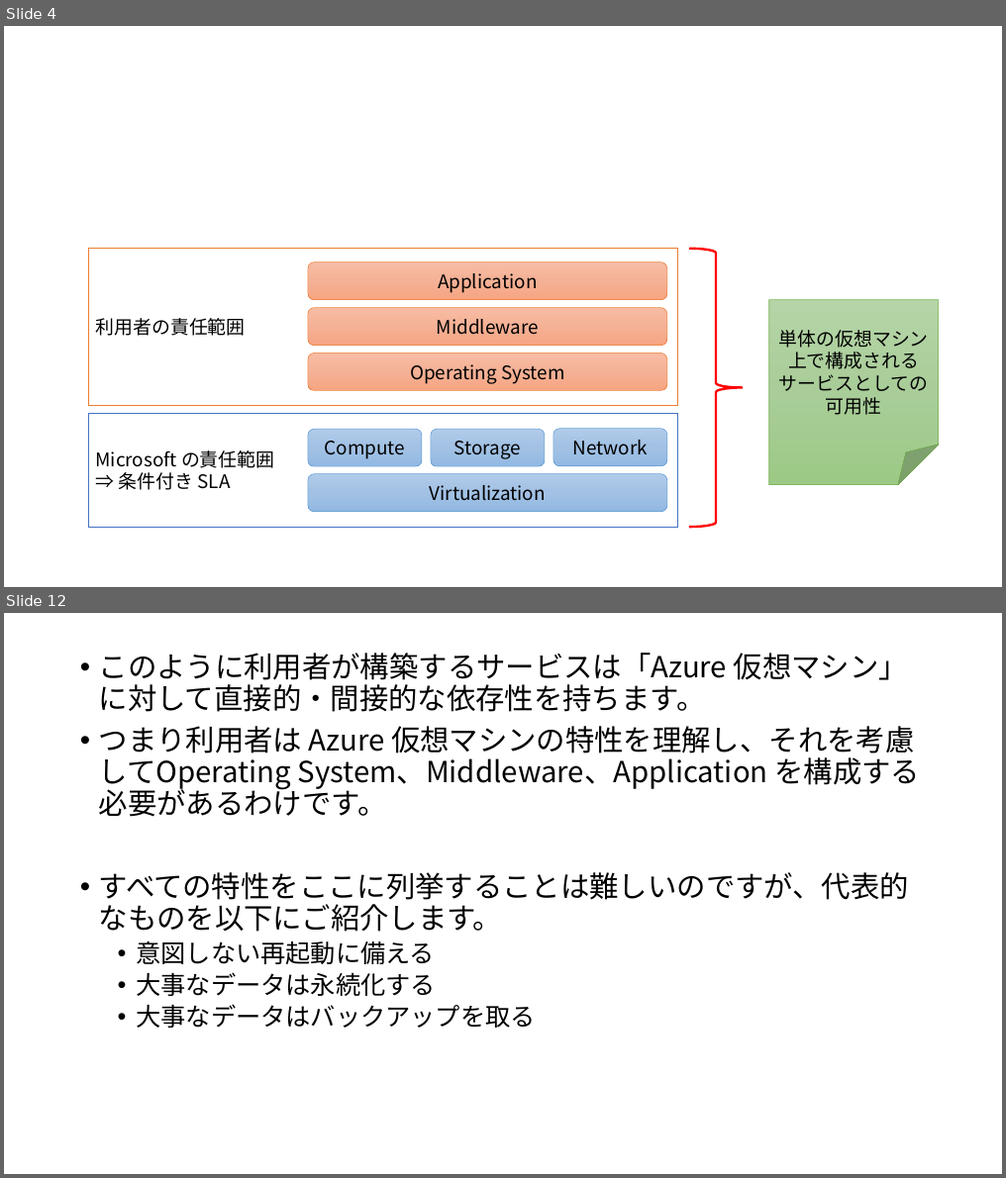
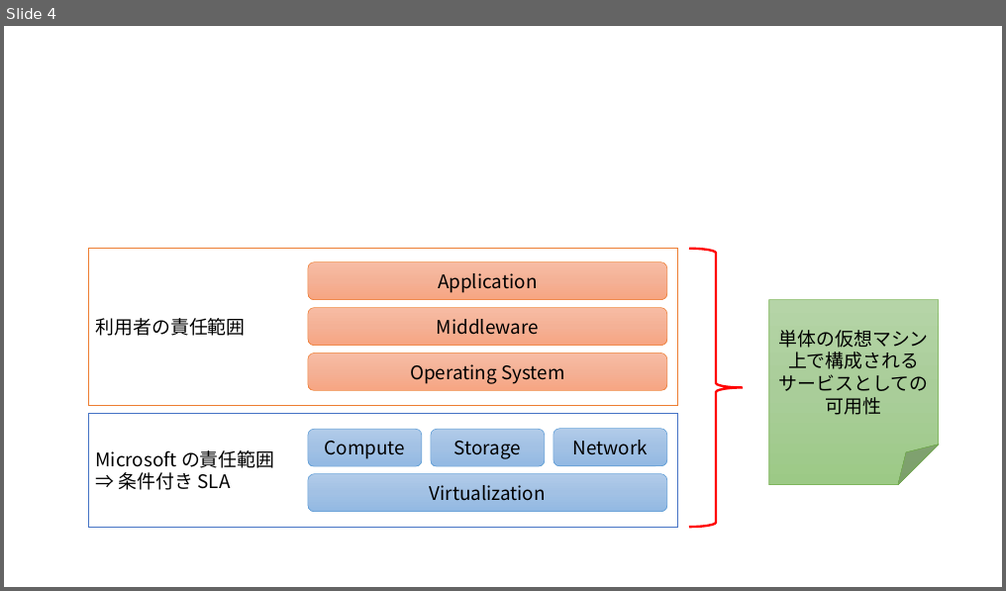
Before and after one commit to ayuina/ainaba-csa-blog, a slide deck: azure-vm-availability/images/figures.pptx. Shown one above the other, each under a label of ours: slides 4 and 12 before the commit, slide 4 after it; the slides between them are not shown. The pictures are 1006x1178 and 1006x591 pixels, drawn with LibreOffice and Linux fonts; fonts in the diff are those of the drawing. Boxes give left, top, right and bottom in pixels: in the first picture for what was removed or moved away, otherwise in the second. Text is boxed around its words. In the diff, an @@ line names an element or a change of style, - is before the commit and + after.

```diff
--- a/azure-vm-availability/images/figures.pptx
+++ b/azure-vm-availability/images/figures.pptx
@@ slide 12 removed at [4, 613, 1002, 1174], background #FFFFFF @@
@@ text removed at [99, 653, 920, 1028] @@
-• このように利用者が構築するサービスは「Azure 仮想マシン」に対して直接的・間接的な依存性を持ちます。
-• つまり利用者は Azure 仮想マシンの特性を理解し、それを考慮してOperating System、Middleware、Application を構成する必要があるわけです。
-• すべての特性をここに列挙することは難しいのですが、代表的なものを以下にご紹介します。
-  • 意図しない再起動に備える
-  • 大事なデータは永続化する
-  • 大事なデータはバックアップを取る
```
Also in this commit, not shown: 3 slides changed, 24 other slides removed, 7 other files.
